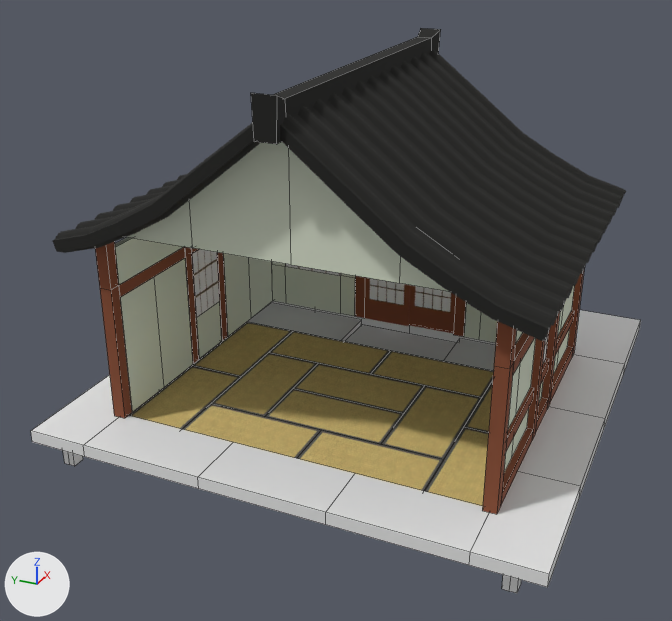
Two versions of the FBX model Yuna/Assets/ART/Models/HouseModules/warehouse.fbx, one commit apart.
The view is the same before and after, from a camera (50 mm lens) standing at (-15.28, 7.67, 8.24) and looking at (-2.48, 13.44, 1.84). Every picture has the same lights, and +X, +Y and +Z are marked at lower left. Mesh edges are drawn as thin lines on the coarser meshes. Where no turn or scale is listed for an object, it has been applied to the vertices.

Before the edit, the objects in view are built like this:
```python
me_cube_090 = bpy.data.meshes.new('Cube.090')
me_cube_090.from_pydata(...)  # a box spanning x -10.1..-9.9, y 9.9..10.1, z 2.0..2.8
me_cube_090.materials.append(mat_wood)  # brown #864b30
me_cube_108 = bpy.data.meshes.new('Cube.108')
me_cube_108.from_pydata(...)  # 56 vertices, 54 faces; spans x -7.05..-7.0, y 12.1..13.0, z -0.2..1.8
# faces by material slot: [2, 52]
me_cube_108.materials.append(mat_window)  # picture img_wood_0033_color_1k_jpg
me_cube_108.materials.append(mat_wood)  # brown #864b30
me_cube_191 = bpy.data.meshes.new('Cube.191')
me_cube_191.from_pydata(...)  # a box spanning x -1.0..0.0, y -1.0..1.0, z -0.2..0.0
me_cube_191.materials.append(mat_woodplanks)  # white #e7e7e7
ob_cube_042 = bpy.data.objects.new('Cube.042', me_cube_108)
ob_cube_042.location = (7.0, 0.0, 0.8)
ob_cube_137 = bpy.data.objects.new('Cube.137', me_cube_191)
ob_cube_137.location = (0.0, 15.0, 0.5)
ob_wall_044 = bpy.data.objects.new('Wall.044', me_cube_090)
ob_wall_044.location = (7.0, 0.0, 0.8)
# also in view: 'Cube.127' at (-5.5, 11.0, 0.5); 'Cube.086' at (-1.0, 9.5, 0.5); 'Cube.060' at (-4.0, 15.95, 3.1); 'Cube.129' at (-5.5, 15.0, 0.5); 'Cube.057' at (-4.0, 10.05, 1.6)
```
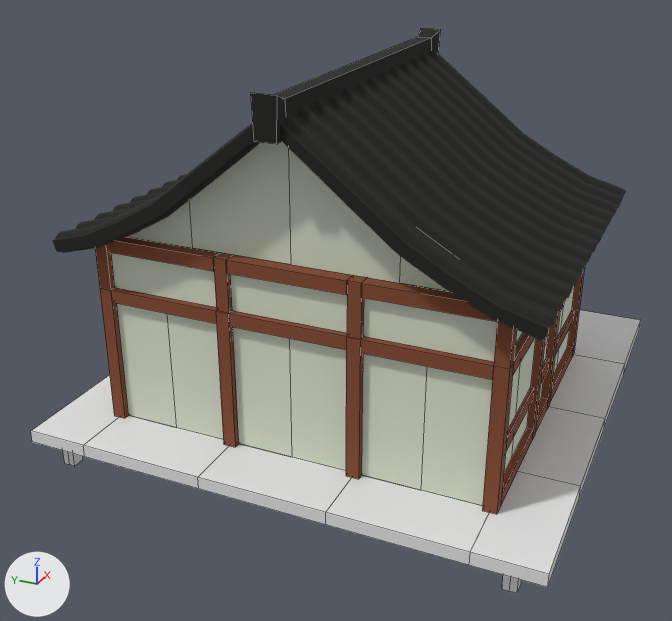
Boxes (x1, y1, x2, y2) around the edits, measured in the pictures (672 x 621 px):
'Cube.070', added
    after: (362, 353, 493, 506)
'Cube.075', added
    after: (233, 327, 346, 471)
'Cube.076', added
    after: (117, 303, 223, 440)
'Cube.080', added
    after: (363, 298, 497, 362)
'Cube.081', added
    after: (230, 274, 347, 333)
'Cube.082', added
    after: (111, 253, 216, 307)
'Cube.092', added (brown)
    after: (226, 255, 353, 295)
'Cube.091', added (brown)
    after: (361, 278, 497, 322)
'Cube.084', added (brown)
    after: (360, 336, 494, 380)
'Wall.010', added (brown)
    after: (346, 336, 363, 479)
'Wall.004', added (brown)
    after: (216, 310, 239, 447)
'Cube.089', added (brown)
    after: (229, 311, 347, 350)
'Cube.093', added (brown)
    after: (106, 237, 219, 271)
'Cube.090', added (brown)
    after: (111, 288, 216, 323)
'Wall.038', added (brown)
    after: (347, 275, 366, 339)
'Wall.026', added (brown)
    after: (213, 253, 232, 313)
'Cube.065', unchanged, covered by the edit
    before: (120, 258, 193, 412)
'Cube.118', unchanged, covered by the edit
    before: (297, 430, 443, 491)
'Cube.132', unchanged, covered by the edit
    before: (381, 386, 481, 460)
'Cube.134', unchanged, covered by the edit
    before: (265, 389, 403, 444)

Diff of the bpy script that builds the scene:
```diff
--- a/Yuna/Assets/ART/Models/HouseModules/warehouse.fbx.py
+++ b/Yuna/Assets/ART/Models/HouseModules/warehouse.fbx.py
@@ ob_cube_089 @@
+ob_cube_089 = bpy.data.objects.new('Cube.089', me_cube_052)
+ob_cube_089.location = (-5.0, 13.0, 2.6)
+ob_cube_089.rotation_euler = (0.0, 0.0, -3.142)  # degrees (0, 0, -180)
+ob_cube_089.scale = (0.1, 1.0, 0.1)
@@ ob_cube_090 @@
+ob_cube_090 = bpy.data.objects.new('Cube.090', me_cube_052)
+ob_cube_090.location = (-5.0, 15.0, 2.6)
+ob_cube_090.rotation_euler = (0.0, 0.0, -3.142)  # degrees (0, 0, -180)
+ob_cube_090.scale = (0.1, 1.0, 0.1)
@@ ob_cube_093 @@
+ob_cube_093 = bpy.data.objects.new('Cube.093', me_cube_052)
+ob_cube_093.location = (-5.0, 15.0, 3.4)
+ob_cube_093.rotation_euler = (0.0, 0.0, -3.142)  # degrees (0, 0, -180)
+ob_cube_093.scale = (0.1, 1.0, 0.1)
@@ ob_cube_075 @@
+ob_cube_075 = bpy.data.objects.new('Cube.075', me_cube_033)
+ob_cube_075.location = (-5.0, 13.0, 0.6)
+ob_cube_075.rotation_euler = (0.0, 0.0, -3.142)  # degrees (0, 0, -180)
@@ ob_cube_081 @@
+ob_cube_081 = bpy.data.objects.new('Cube.081', me_cube_047)
+ob_cube_081.location = (-5.0, 13.0, 2.8)
+ob_cube_081.rotation_euler = (0.0, 0.0, 3.142)  # degrees (0, 0, 180)
@@ ob_cube_084 @@
+ob_cube_084 = bpy.data.objects.new('Cube.084', me_cube_052)
+ob_cube_084.location = (-5.0, 11.0, 2.6)
+ob_cube_084.rotation_euler = (0.0, 0.0, -3.142)  # degrees (0, 0, -180)
+ob_cube_084.scale = (0.1, 1.0, 0.1)
@@ ob_cube_092 @@
+ob_cube_092 = bpy.data.objects.new('Cube.092', me_cube_052)
+ob_cube_092.location = (-5.0, 13.0, 3.4)
+ob_cube_092.rotation_euler = (0.0, 0.0, -3.142)  # degrees (0, 0, -180)
+ob_cube_092.scale = (0.1, 1.0, 0.1)
@@ ob_wall_026 @@
+ob_wall_026 = bpy.data.objects.new('Wall.026', me_cube_090.copy())  # the mesh of ob_wall_044
+ob_wall_026.location = (5.01, 4.0, 0.8)
@@ ob_wall_004 @@
+ob_wall_004 = bpy.data.objects.new('Wall.004', me_cube_001)  # a box spanning x -7.1..-6.9, y -2.1..-1.9, z -0.2..2.0; in mat_wood (brown #864b30)
+ob_wall_004.location = (1.99, 16.0, 0.8)
@@ ob_cube_082 @@
+ob_cube_082 = bpy.data.objects.new('Cube.082', me_cube_047)
+ob_cube_082.location = (-5.0, 15.0, 2.8)
+ob_cube_082.rotation_euler = (0.0, 0.0, 3.142)  # degrees (0, 0, 180)
@@ ob_wall_010 @@
+ob_wall_010 = bpy.data.objects.new('Wall.010', me_cube_001.copy())
+ob_wall_010.location = (1.99, 14.0, 0.8)
@@ ob_cube_070 @@
+ob_cube_070 = bpy.data.objects.new('Cube.070', me_cube_033)
+ob_cube_070.location = (-5.0, 11.0, 0.6)
+ob_cube_070.rotation_euler = (0.0, 0.0, -3.142)  # degrees (0, 0, -180)
@@ ob_cube_080 @@
+ob_cube_080 = bpy.data.objects.new('Cube.080', me_cube_047)
+ob_cube_080.location = (-5.0, 11.0, 2.8)
+ob_cube_080.rotation_euler = (0.0, 0.0, 3.142)  # degrees (0, 0, 180)
@@ ob_wall_038 @@
+ob_wall_038 = bpy.data.objects.new('Wall.038', me_cube_090.copy())  # the mesh of ob_wall_044
+ob_wall_038.location = (5.01, 2.0, 0.8)
@@ ob_cube_091 @@
+ob_cube_091 = bpy.data.objects.new('Cube.091', me_cube_052)
+ob_cube_091.location = (-5.0, 11.0, 3.4)
+ob_cube_091.rotation_euler = (0.0, 0.0, -3.142)  # degrees (0, 0, -180)
+ob_cube_091.scale = (0.1, 1.0, 0.1)
@@ ob_cube_076 @@
+ob_cube_076 = bpy.data.objects.new('Cube.076', me_cube_033)
+ob_cube_076.location = (-5.0, 15.0, 0.6)
+ob_cube_076.rotation_euler = (0.0, 0.0, -3.142)  # degrees (0, 0, -180)
```
